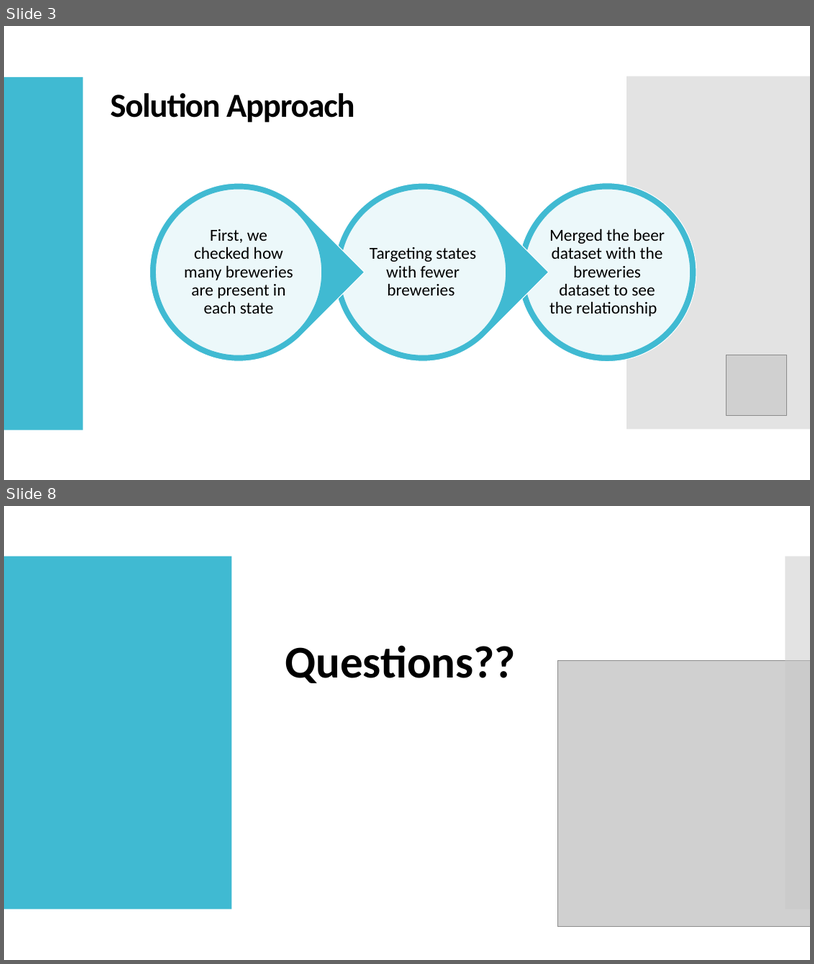
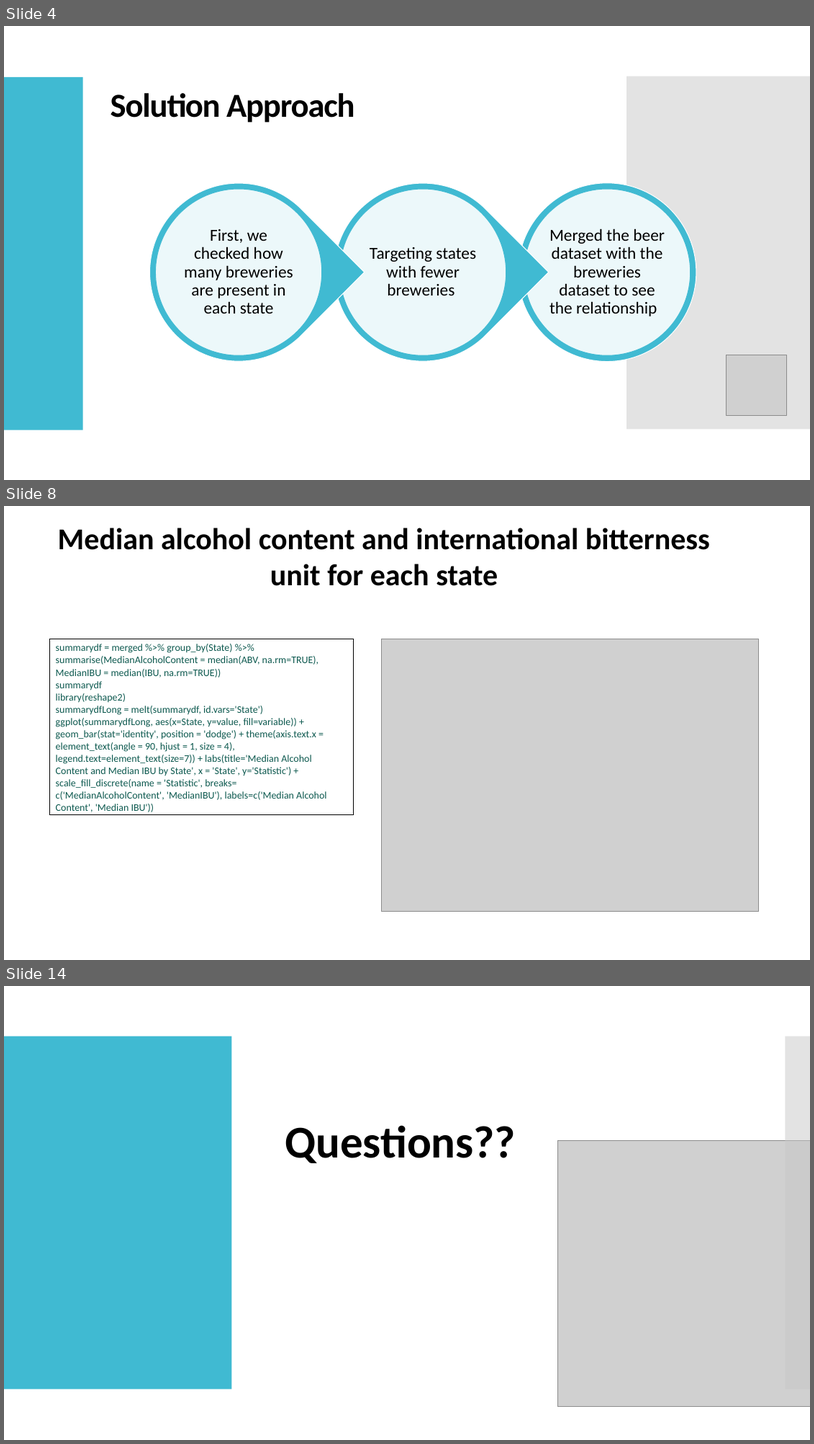
Before and after one commit to sfogelm/SMUDataScienceCapstone1, a slide deck: CaseStudy.pptx. Shown one above the other, each under a label of ours: slides 3 and 8 before the commit, slides 4, 8 and 14 after it; the slides between them are not shown. The pictures are 814x964 and 814x1444 pixels, drawn with LibreOffice and Linux fonts; fonts in the diff are those of the drawing; grey boxes stand for pictures. Boxes give left, top, right and bottom in pixels: in the first picture for what was removed or moved away, otherwise in the second. Text is boxed around its words. In the diff, an @@ line names an element or a change of style, - is before the commit and + after.

```diff
--- a/CaseStudy.pptx
+++ b/CaseStudy.pptx
@@ slide 8 added at box(4, 506, 810, 960), background #FFFFFF @@
@@ text added at box(58, 528, 710, 586), 36 pt, text #000000, bold @@
+Median alcohol content and international bitterness unit for each state
@@ table added at box(49, 639, 354, 815), 1 rows, 1 columns @@
+summarydf = merged %>% group_by(State) %>% summarise(MedianAlcoholContent = median(ABV, na.rm=TRUE), / MedianIBU = median(IBU, na.rm=TRUE)) / summarydf / library(reshape2) / summarydfLong = melt(summarydf, id.vars='State') ggplot(summarydfLong, aes(x=State, y=value, fill=variable)) + geom_bar(stat='identity', position = 'dodge') + theme(axis.text.x = element_text(angle = 90, hjust = 1, size = 4), legend.text=element_text(size=7)) + labs(title='Median Alcohol Content and Median IBU by State', x = 'State', y='Statistic') + scale_fill_discrete(name = 'Statistic', breaks= c('MedianAlcoholContent', 'MedianIBU'), labels=c('Median Alcohol Content', 'Median IBU'))
@@ picture added at box(382, 639, 759, 911) @@
@@ what was slide 3 is now slide 4 @@
@@ what was slide 8 is now slide 14 @@
```
Also in this commit, not shown: 2 slides changed, 7 other slides added, 2 slides removed.
